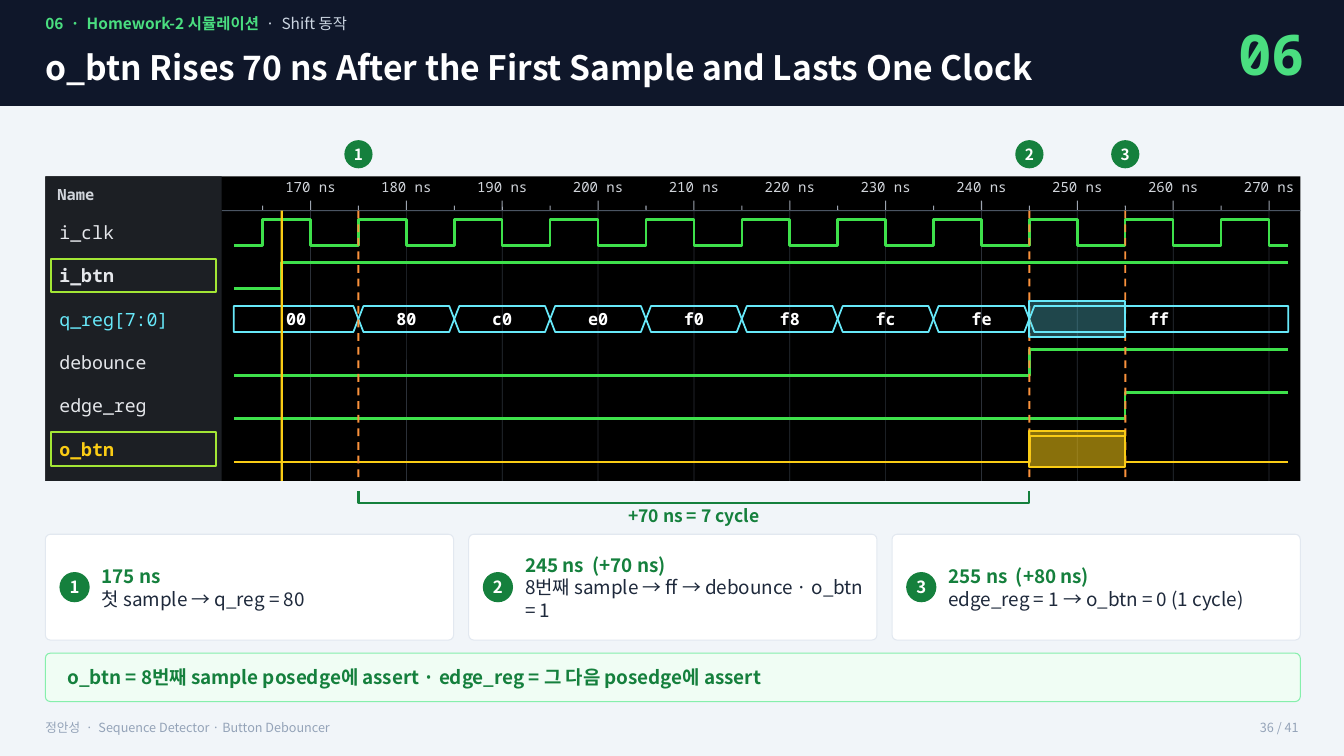
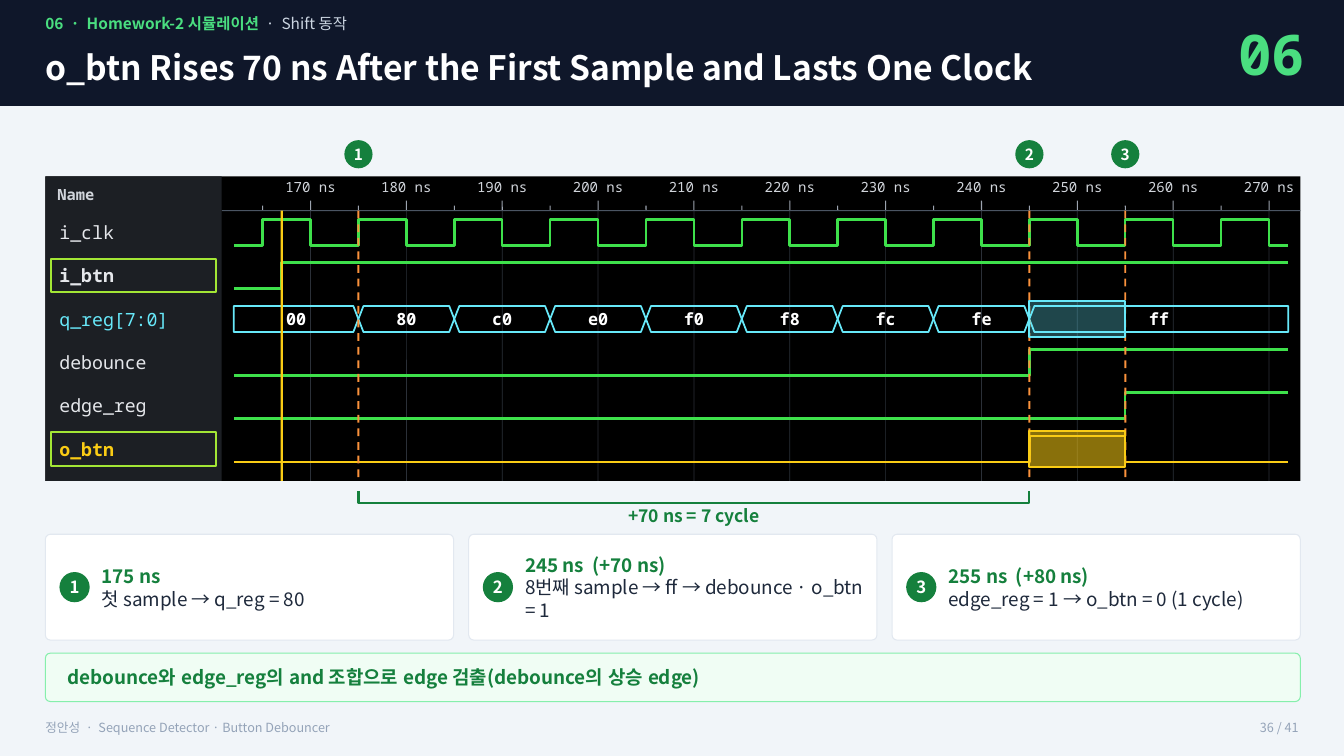
Before and after one commit to kimsacademy1234-max/System_Verilog, a slide deck: slide 29 of homework/1012_debouncer_project/Debouncer_FSM_정안성.pptx. Drawn at 1344x756 pixels with LibreOffice and Linux fonts; fonts in the diff are those of the drawing. Boxes give left, top, right and bottom in pixels: in the first picture for what was removed or moved away, otherwise in the second. Text is boxed around its words. In the diff, an @@ line names an element or a change of style, - is before the commit and + after.

```diff
--- a/homework/1012_debouncer_project/Debouncer_FSM_정안성.pptx
+++ b/homework/1012_debouncer_project/Debouncer_FSM_정안성.pptx
@@ text at box(68, 668, 700, 689): text changed @@
-o_btn = 8번째 sample posedge에 assert · edge_reg = 그 다음 posedge에 assert
+debounce와 edge_reg의 and 조합으로 edge 검출(debounce의 상승 edge)
```
Also in this commit, not shown: 2 other slides changed, 10 other files.
